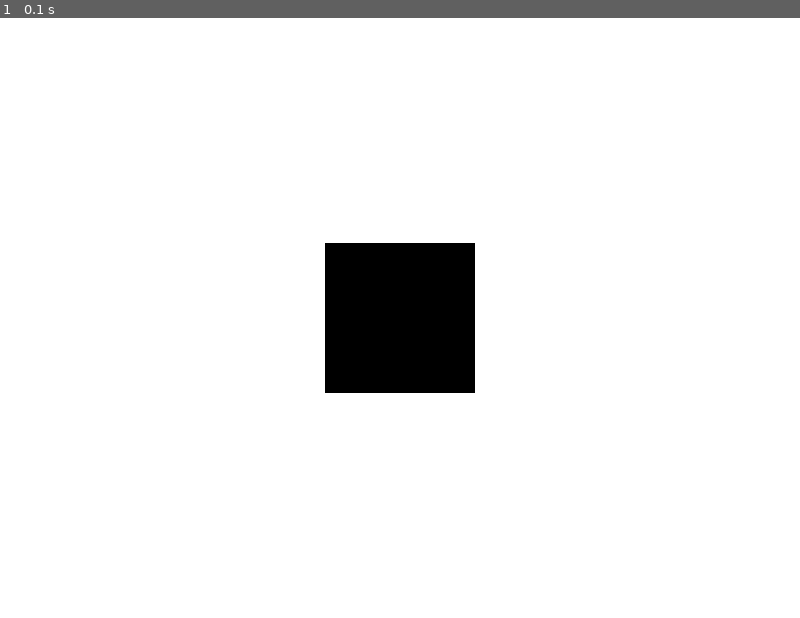
Above: before the commit, frame 1.
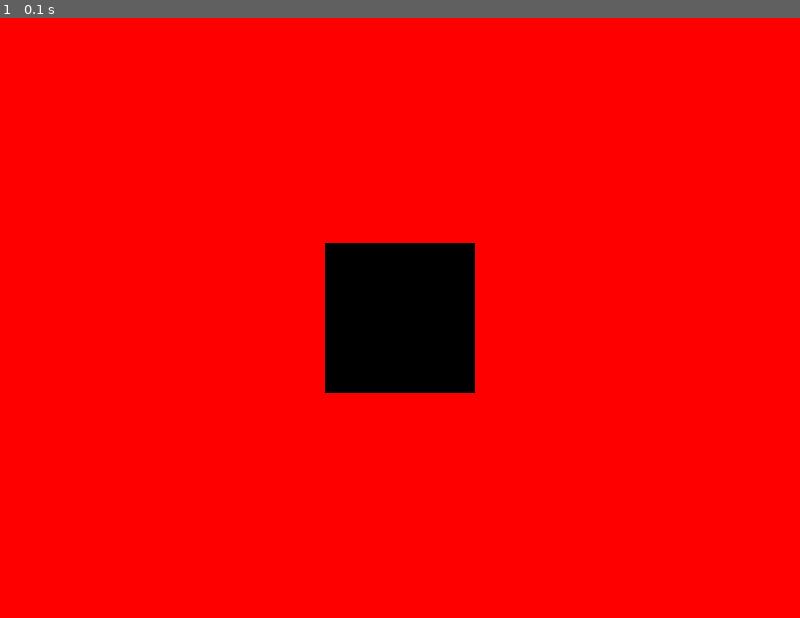
Above: after the commit, the same moment.

Repository: Aneek0Das/FirstPyGameProject
Game: pygame game, started from demo_game1.py
The game is run twice, just before and just after one commit, with the same random seed, the same clock (stepped at 60 frames per second) and the same inputs.
Inputs:
- Up to frame 1 (0.1 s): no input

The runs differ from the first frame. In frame 1, 95% of the frame differs, in the area x 0-100%, y 0-100%.

Commit message:
Game 1 background changed.

Diff:
--- a/demo_game1.py
+++ b/demo_game1.py
@@ -22,6 +22,7 @@
 running = True
 
 white = (255, 255, 255)
+red = (255, 0, 0)
 
 while running:
     for event in pygame.event.get():
@@ -31,7 +32,7 @@
         elif event.type == QUIT:  # When user clicks on close button
             running = False
 
-    screen.fill(white)
+    screen.fill(red)
 
     # Creating new surface
     surf = pygame.Surface((150, 150))
